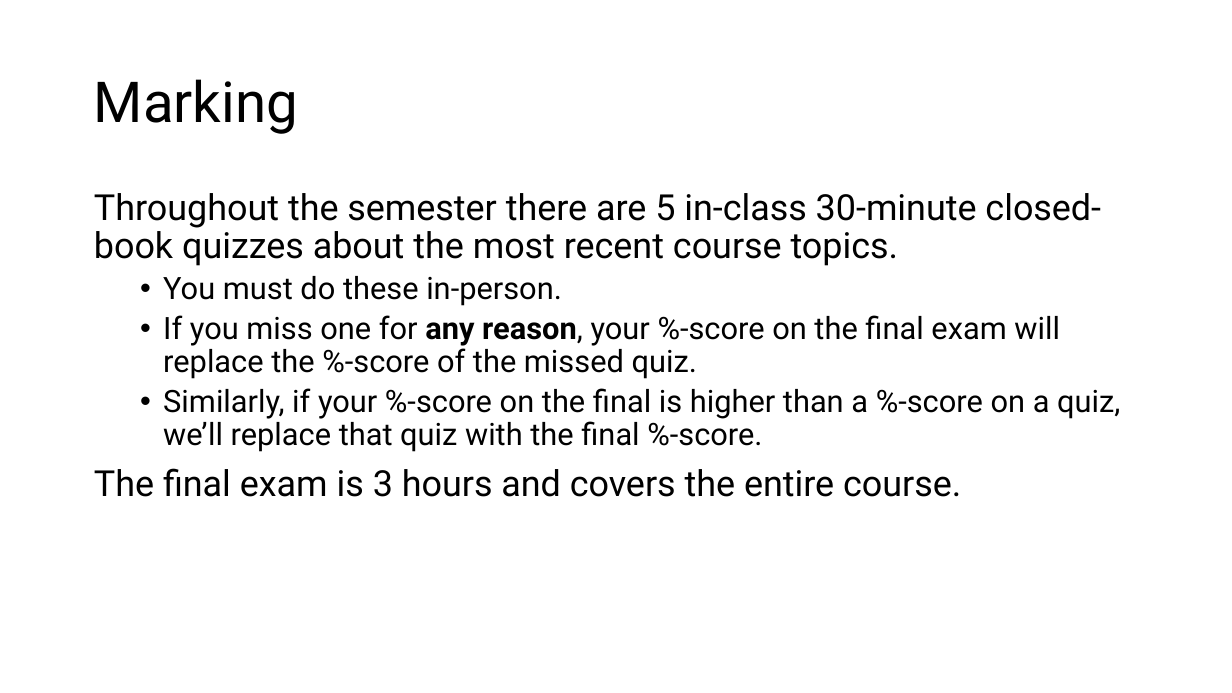
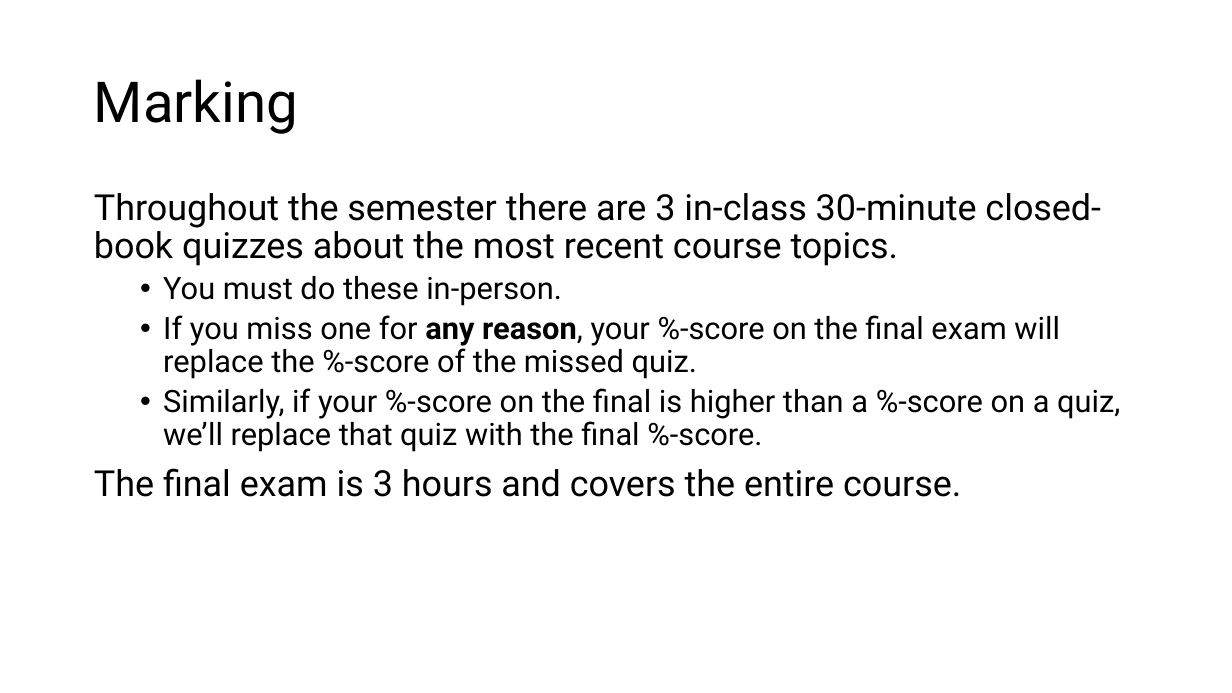
Before and after one commit to tjd1234/cmpt383fall2026, a slide deck: slide 3 of python/PythonIntro.pptx. Drawn at 1232x693 pixels with LibreOffice and Linux fonts; fonts in the diff are those of the drawing. Boxes give left, top, right and bottom in pixels: in the first picture for what was removed or moved away, otherwise in the second. Text is boxed around its words. In the diff, an @@ line names an element or a change of style, - is before the commit and + after.

```diff
--- a/python/PythonIntro.pptx
+++ b/python/PythonIntro.pptx
@@ text at bbox=[94, 193, 1101, 266]: text changed @@
-Throughout the semester there are 5 in-class 30-minute closed-book quizzes about the most recent course topics.
+Throughout the semester there are 3 in-class 30-minute closed-book quizzes about the most recent course topics.
```
Also in this commit, not shown: 2 other slides changed, 14 slides added, 1 other file.
